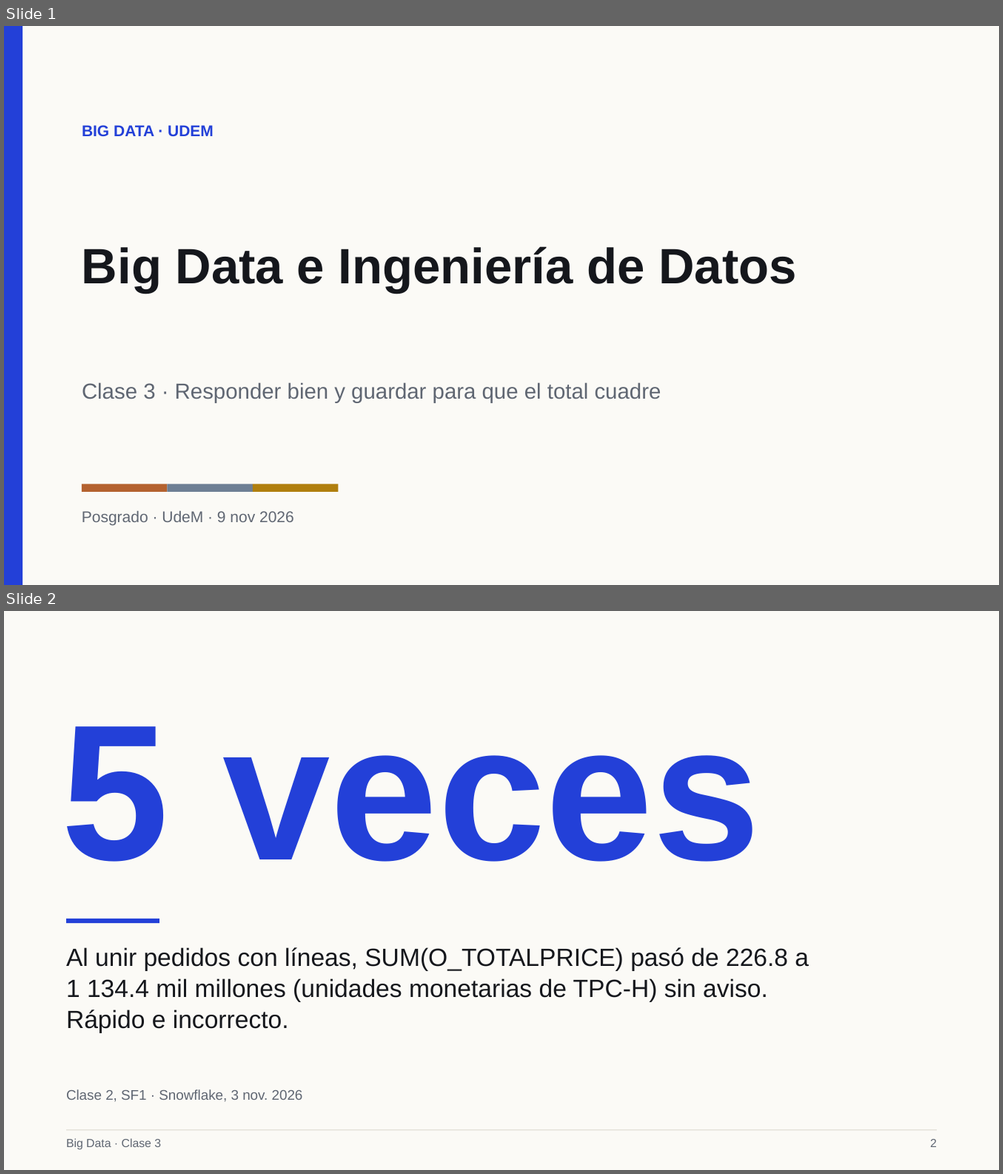
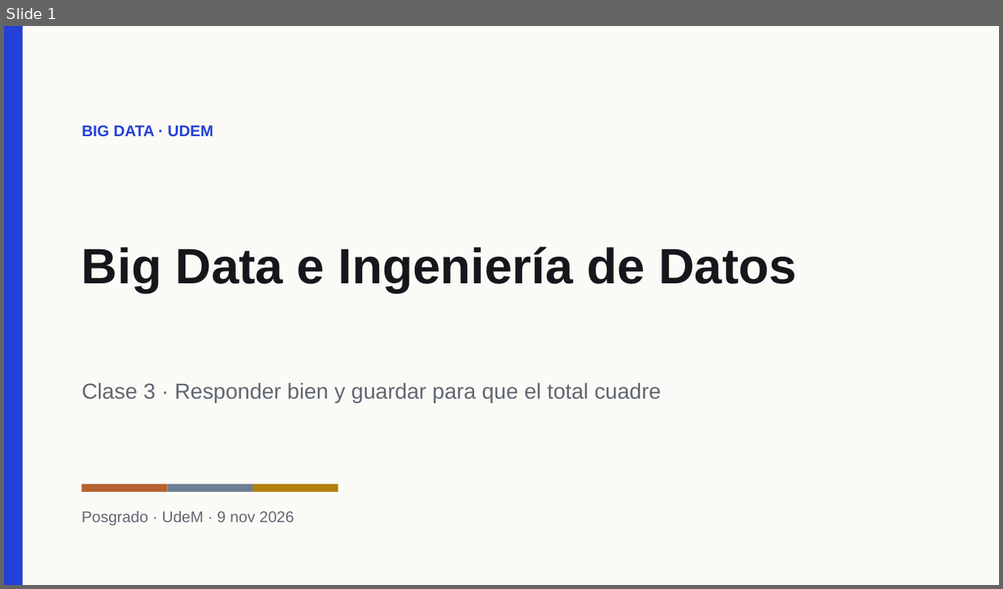
Before and after one commit to Apaezc/bigdata-udem-2026, a slide deck: curso/clase03/deck/slides.pptx. Shown one above the other, each under a label of ours: slides 1 and 2 before the commit, slide 1 after it. The pictures are 1003x1174 and 1003x589 pixels, drawn with LibreOffice and Linux fonts; fonts in the diff are those of the drawing. Boxes give left, top, right and bottom in pixels: in the first picture for what was removed or moved away, otherwise in the second. Text is boxed around its words. In the diff, an @@ line names an element or a change of style, - is before the commit and + after.

```diff
--- a/curso/clase03/deck/slides.pptx
+++ b/curso/clase03/deck/slides.pptx
@@ slide 2 removed at [4, 611, 999, 1170], background #FBFAF6 @@
@@ text removed at [62, 726, 760, 862] @@
-5 veces
@@ rectangle removed at [66, 918, 159, 923] @@
@@ text removed at [66, 948, 808, 1034] @@
-Al unir pedidos con líneas, SUM(O_TOTALPRICE) pasó de 226.8 a 1 134.4 mil millones (unidades monetarias de TPC-H) sin aviso. Rápido e incorrecto.
@@ text removed at [66, 1090, 303, 1102] @@
-Clase 2, SF1 · Snowflake, 3 nov. 2026
@@ rectangle removed at [66, 1130, 936, 1131] @@
@@ text removed at [66, 1139, 161, 1150] @@
-Big Data · Clase 3
@@ text removed at [930, 1139, 936, 1147] @@
-2
```
Also in this commit, not shown: 11 slides changed, 1 slide added, 13 other files.
